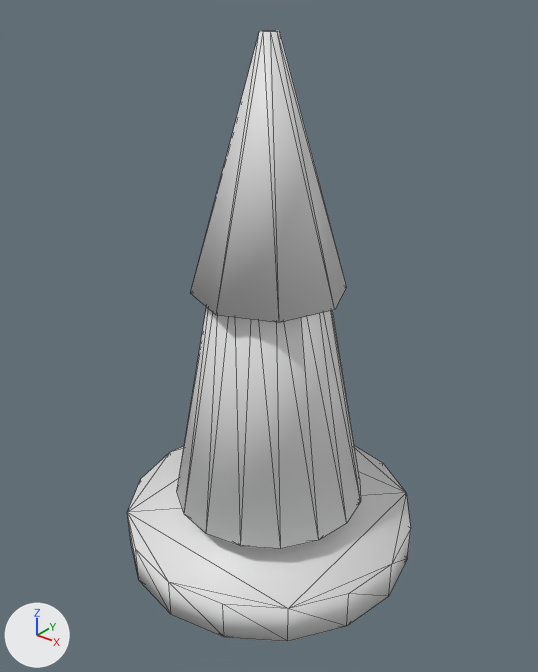
The glTF model public/assets/models/pieces/realms/shadow_court/b.glb, before and after one commit.
Before and after are seen from a camera (50 mm lens) standing at (0.851, -1.065, 1.166) and looking at (0.008, -0.011, 0.513). The lights are fixed; the arrows at lower left show +X, +Y and +Z. The picture after the commit comes second. Mesh edges are drawn as thin lines. Vertices at exactly the same position are counted once.

Objects in the first picture: 'Piece_shadow_court_b'.
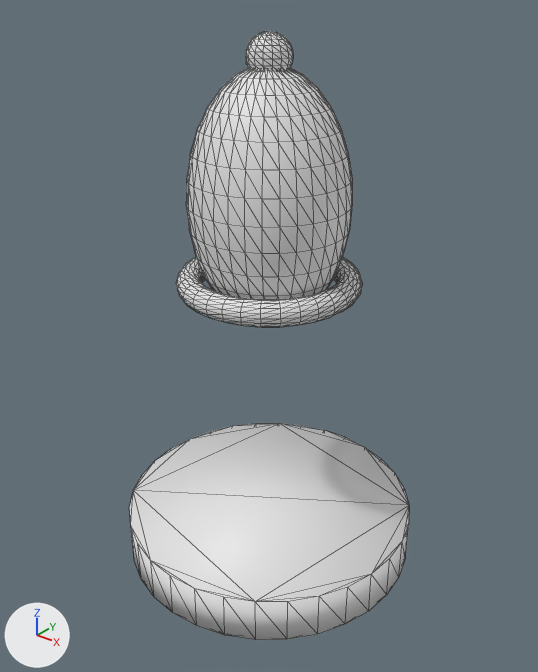
Patch to the scene script:
```diff
--- a/public/assets/models/pieces/realms/shadow_court/b.glb.py
+++ b/public/assets/models/pieces/realms/shadow_court/b.glb.py
@@ me_cilindro_104 @@
 # used by ob_piece_shadow_court_b; location = (0.0, 0.0, 0.0)
-me_cilindro_104.from_pydata(...)  # 80 vertices, 148 faces; spans x -0.318..0.318, y -0.318..0.318, z 0.0..1.08
+me_cilindro_104.from_pydata(...)  # 1244 vertices, 2472 faces; spans x -0.313..0.313, y -0.313..0.313, z 0.0..1.08
+# me_cilindro_104 part 1: a new loose piece, a 32-sided cylinder along z spanning x -0.313..0.313, y -0.313..0.313, z 0.0..0.099
+# me_cilindro_104 part 2: a new loose piece, a torus around z (ring radius 0.157, tube radius 0.025) spanning x -0.181..0.181, y -0.181..0.181, z 0.602..0.651
+# me_cilindro_104 part 3: a new loose piece, a UV sphere (32 segments, 16 rings, poles along z) spanning x -0.154..0.154, y -0.154..0.154, z 0.538..1.028
+# me_cilindro_104 part 4: a new loose piece, a UV sphere (16 segments, 12 rings, poles along z) spanning x -0.041..0.041, y -0.041..0.041, z 0.998..1.08
+# me_cilindro_104 part 5: the loose piece of 32 vertices spanning x -0.318..0.318, y -0.318..0.318, z 0.0..0.086 is deleted
+# me_cilindro_104 part 6: the loose piece of 32 vertices spanning x -0.207..0.207, y -0.207..0.207, z 0.133..0.693 is deleted
+# me_cilindro_104 part 7
+# 16 vertices are removed from x -0.155..0.155, y -0.155..0.155, z 0.607..1.08
+# 28 faces are deleted
+# 8 vertices are added at x 0.107..0.124, y -0.025..0.025, z 0.854..0.877
+# 12 new faces join them
```

Changed parts and their boxes (x1, y1, x2, y2) in the pictures (538 x 672 px):
'Piece_shadow_court_b', reshaped
    before: (127, 30, 411, 642)
    after: (129, 31, 409, 640)
part 1 of me_cilindro_104, added
    after: (129, 423, 409, 640)
part 2 of me_cilindro_104, added
    after: (176, 257, 363, 327)
part 3 of me_cilindro_104, added
    after: (186, 68, 352, 299)
part 4 of me_cilindro_104, added
    after: (246, 31, 293, 71)
part 5 of me_cilindro_104, deleted
    before: (127, 446, 411, 642)
part 6 of me_cilindro_104, deleted
    before: (177, 307, 361, 549)
part 7 of me_cilindro_104, built on
    before: (191, 30, 347, 323)
